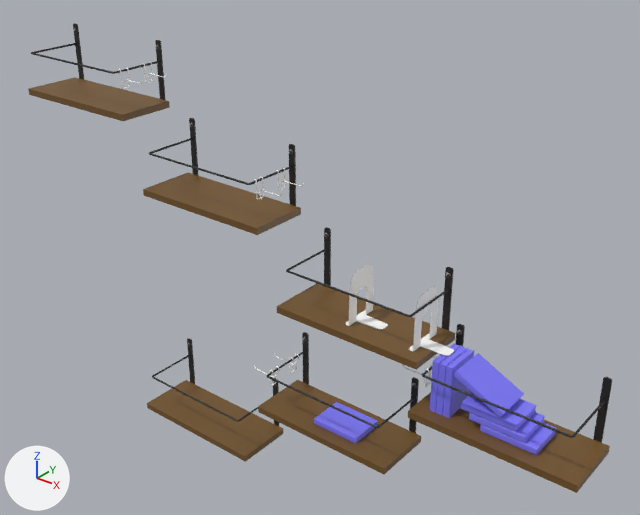
Renders of the FBX model resources/stage3/stage1_3.fbx from each side of a commit.
One viewpoint serves both versions: a camera (50 mm lens) standing at (15.2, -16.6, 13.8) and looking at (1.1, 1.0, 2.9). The lights are fixed; the arrows at lower left show +X, +Y and +Z. Where no turn or scale is listed for an object, it has been applied to the vertices. Vertices at the same position are counted once.

In view in the first picture: '_3'.
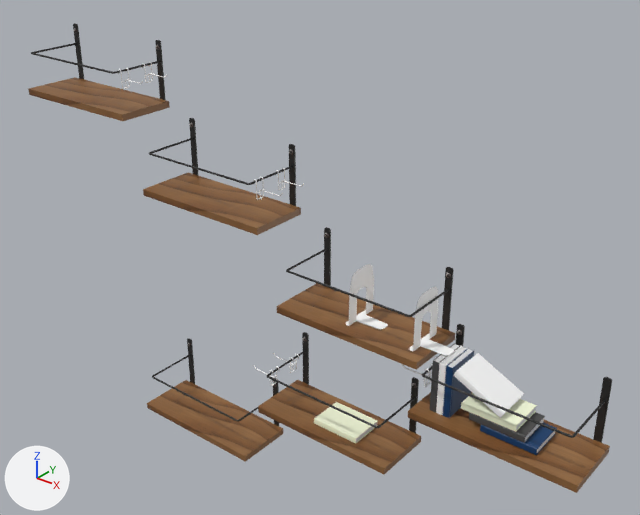
Changed parts and their boxes [x1, y1, x2, y2] in the pictures (640 x 515 px; the box of a moved part takes in the faces that stretch with it):
'_3', surface changed: [31, 78, 610, 493] in both
part 1 of me_mesh, moved or reshaped: before [434, 346, 536, 430]; after [434, 344, 466, 413]
part 2 of me_mesh, surface changed: [31, 90, 610, 493] in both
part 3 of me_mesh, recoloured (blue to white): [314, 402, 516, 443] in both
part 4 of me_mesh, recoloured: [443, 349, 556, 455] in both
part 5 of me_mesh, recoloured (blue to white): [438, 348, 524, 418] in both

Diff of the bpy script that builds the scene:
```diff
--- a/resources/stage3/stage1_3.fbx.py
+++ b/resources/stage3/stage1_3.fbx.py
@@ img_book1_png @@
+img_book1_png = load_image('book1.png', '_unpacked/book1.png', 1012, 1024, 'sRGB')
@@ img_book3_png @@
+img_book3_png = load_image('book3.png', '_unpacked/book3.png', 1012, 1024, 'sRGB')
@@ img_book2_png @@
+img_book2_png = load_image('book2.png', '_unpacked/book2.png', 1012, 1024, 'sRGB')
@@ img_book_png @@
+img_book_png = load_image('book.png', '_unpacked/book.png', 1012, 1024, 'sRGB')
@@ img_ws_png @@
+img_ws_png = load_image('ws.png', '_unpacked/ws.png', 1024, 1024, 'sRGB')
@@ mat_wallshelf @@
 mat_wallshelf = principled_material('wallshelf')
-mat_wallshelf.texture = img_ground_2_png  # with its transparency
+mat_wallshelf.texture = img_ws_png
@@ mat_book9 @@
 mat_book9 = principled_material('book9')
-mat_book9.texture = img_syringe_m_lambert1_normal_utility___raw_png
+mat_book9.texture = img_book_png  # with its transparency
@@ mat_book @@
+mat_book = principled_material('book')
+mat_book.texture = img_book1_png  # with its transparency
@@ mat_book2 @@
+mat_book2 = principled_material('book2')
+mat_book2.texture = img_book3_png  # with its transparency
@@ mat_book1 @@
+mat_book1 = principled_material('book1')
+mat_book1.texture = img_book2_png  # with its transparency
@@ me_mesh @@
 me_mesh.from_pydata(...)  # 18553 vertices, 20008 faces; spans x -9.5..9.5, y -0.9..0.9, z -6.0..6.0
 # used by ob_3; location = (0.44, 0.03, 2.13)
+# me_mesh part 1: 69 vertices moved within x 5.4..7.8, y -0.6..-0.5, z -1.5..0.0
+# me_mesh part 2: 3496 kept faces spanning x -9.5..9.5, y -0.9..0.9, z -6.0..4.3 get new texture (UV) coordinates
+# me_mesh part 3: 776 faces spanning x 1.7..7.8, y -0.6..0.5, z -3.6..-0.9 switch from mat_book9 (picture img_syringe_m_lambert1_normal_utility___raw_png) to mat_book2 (picture img_book3_png)
+# me_mesh part 4: 951 faces spanning x 5.8..8.3, y -0.6..0.5, z -1.5..0.0 switch from mat_book9 (picture img_syringe_m_lambert1_normal_utility___raw_png) to mat_book1 (picture img_book2_png)
+# me_mesh part 5: 835 faces spanning x 5.6..7.4, y -0.6..0.5, z -1.5..0.0 switch from mat_book9 (picture img_syringe_m_lambert1_normal_utility___raw_png) to mat_book (picture img_book1_png)
 me_mesh.materials.append(mat_wallshelf)
```
